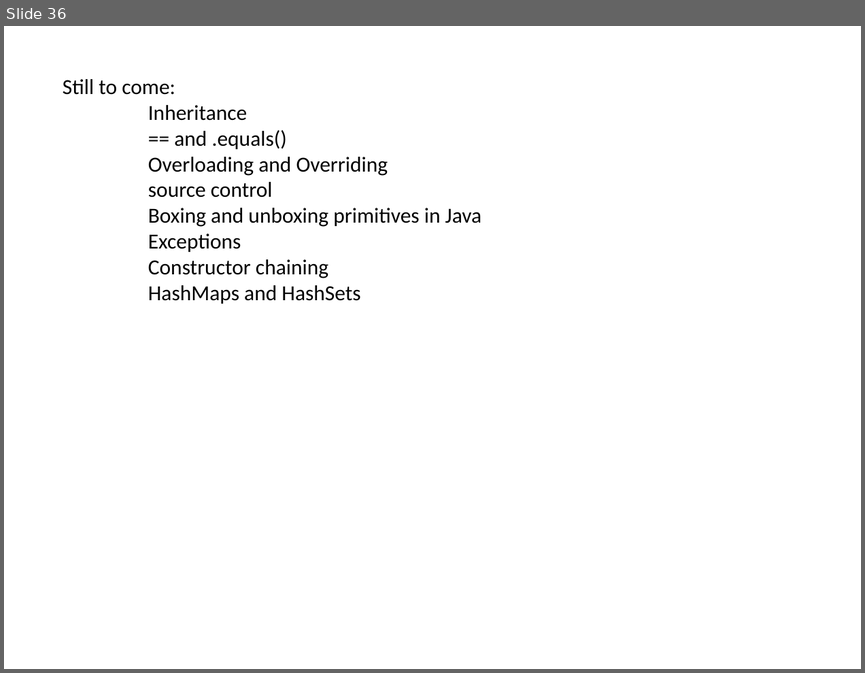
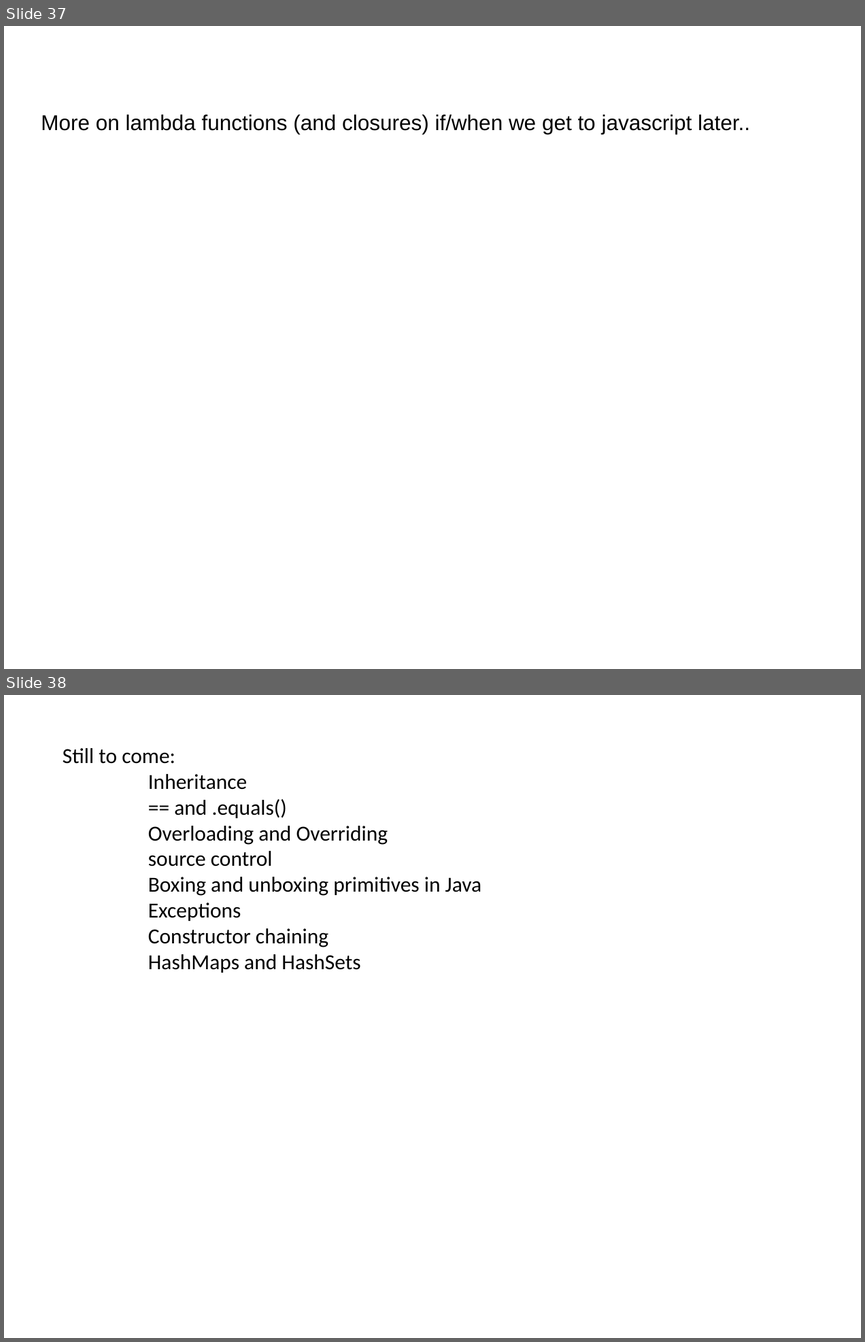
Before and after one commit to afodor/afodor.github.io, a slide deck: classes/prog2017/Prog3-Lecture06.pptx. Shown one above the other, each under a label of ours: slide 36 before the commit, slides 37 and 38 after it. The pictures are 865x673 and 865x1342 pixels, drawn with LibreOffice and Linux fonts; fonts in the diff are those of the drawing. Boxes give left, top, right and bottom in pixels: in the first picture for what was removed or moved away, otherwise in the second. Text is boxed around its words. In the diff, an @@ line names an element or a change of style, - is before the commit and + after.

Commit message:
add lambda functions to lecture 6

```diff
--- a/classes/prog2017/Prog3-Lecture06.pptx
+++ b/classes/prog2017/Prog3-Lecture06.pptx
@@ slide 37 added at bbox=[4, 26, 861, 669], background #FFFFFF @@
@@ text added at bbox=[41, 114, 750, 134], 18 pt, text #000000 @@
+More on lambda functions (and closures) if/when we get to javascript later..
@@ what was slide 36 is now slide 38 @@
```
Also in this commit, not shown: 1 other slide added, 2 other files.
